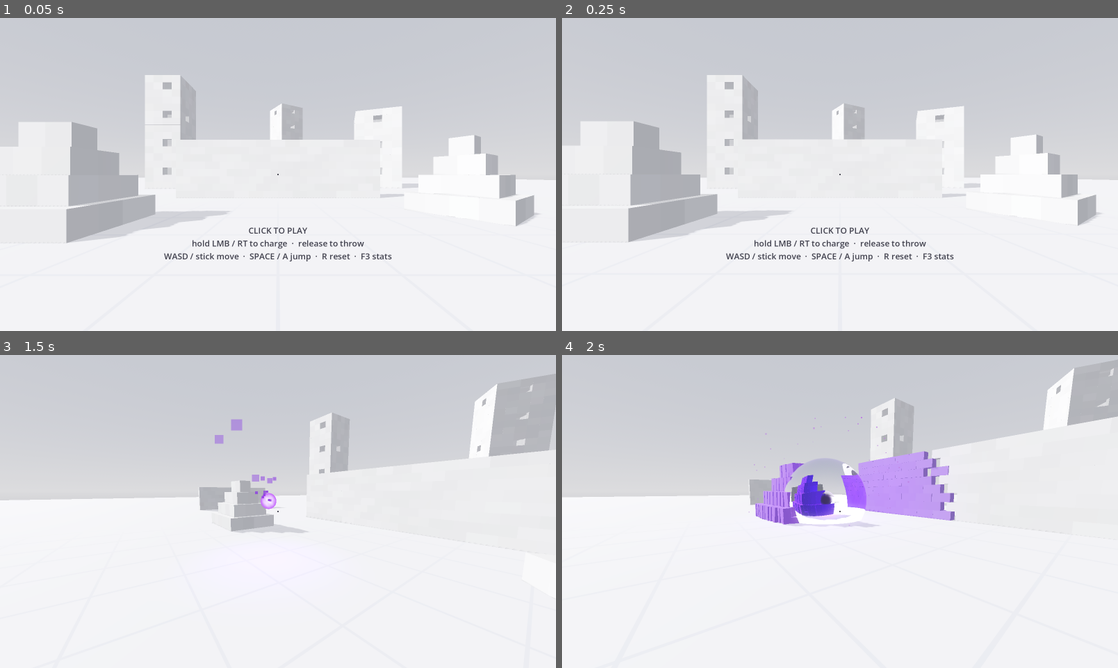
Above: before the commit, frames 1-4 (two rows, left to right).
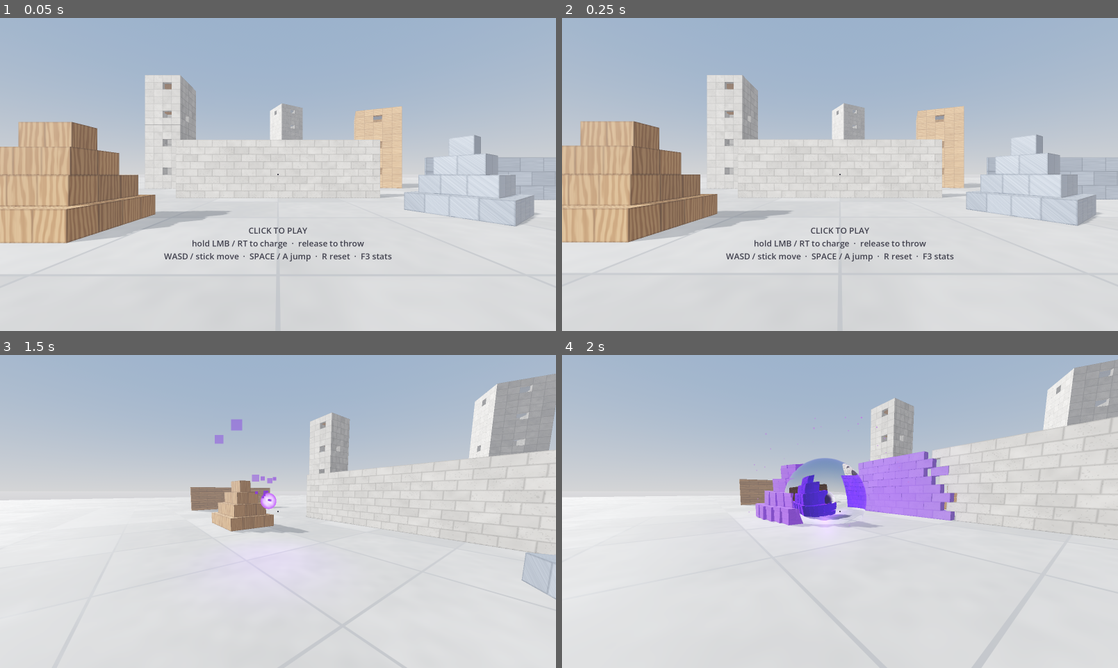
Above: after the commit, the same moments.

Repository: Ripo7/gravity
Game: Godot game, scene res://scenes/main.tscn
The game is run twice, just before and just after one commit, with the same random seed, the same clock (stepped at 60 frames per second) and the same inputs.
Inputs (mouse positions are in pixels of both pictures, inside the frame that each line leads up to):
- Up to frame 1 (0.05 s): no input
- Up to frame 2 (0.25 s): no input
- Up to frame 3 (1.5 s): tap Enter at 0.5 s; move the mouse to (400, 495) at 0.52 s; press the mouse at (400, 495) at 0.53 s; hold D (move_right) 0.53-1.28 s; tap Space (jump) at 0.77 s; move the mouse to (250, 511) at 1.27 s; release the mouse at (250, 511) at 1.28 s; hold W (move_forward) from 1.28 s (still down); tap Shift (sprint) at 1.35 s
- Up to frame 4 (2 s): keep holding W (move_forward); tap Space (jump) at 1.52 s

The runs differ from the first frame. In frame 1, 74% of the frame differs, in the area x 0-100%, y 0-100%; in frame 2, 74%; in frame 3, 48%; in frame 4, 54%.

Commit message:
Concrete, wood and metal blocks; richer floor and sky
- Materials: strength, density, friction, bounce, blast response and
  fracture style per material (concrete chunks, wood splinters along the
  grain, few heavy metal plates; metal is often knocked loose whole)
- One procedural shader for all materials keeps a single draw call:
  mottled concrete with pores, grained wood, brushed metal, edge darkening
- Material id travels in the instance colour with sRGB-safe thresholds
- Polished concrete floor slabs, light blue sky
- Arena re-dressed: wood crates and plank wall, metal fence, metal
  pillars with wood lintels, concrete towers with wood/metal floors

Co-Authored-By: Claude Opus 5.5 <noreply@anthropic.com>
Claude-Session: https://claude.ai/code/session_01SsjNMGzV8hMkLQueWCEAuT

Diff:
--- a/materials/block.tres
+++ b/materials/block.tres
@@ -5,6 +5,9 @@
 [resource]
 shader = ExtResource("1_block")
 shader_parameter/violet = Color(0.55, 0.24, 1, 1)
+shader_parameter/violet_deep = Color(0.32, 0.08, 0.78, 1)
 shader_parameter/glow_strength = 0.9
-shader_parameter/violet_deep = Color(0.32, 0.08, 0.78, 1)
-shader_parameter/roughness_value = 0.85
+shader_parameter/concrete = Color(0.78, 0.76, 0.72, 1)
+shader_parameter/wood = Color(0.78, 0.58, 0.38, 1)
+shader_parameter/wood_dark = Color(0.55, 0.36, 0.2, 1)
+shader_parameter/metal = Color(0.62, 0.66, 0.72, 1)
--- a/materials/environment.tres
+++ b/materials/environment.tres
@@ -1,8 +1,8 @@
 [gd_resource type="Environment" load_steps=3 format=3]
 
 [sub_resource type="ProceduralSkyMaterial" id="sky_mat"]
-sky_top_color = Color(0.78, 0.8, 0.86, 1)
-sky_horizon_color = Color(0.95, 0.95, 0.97, 1)
+sky_top_color = Color(0.55, 0.66, 0.82, 1)
+sky_horizon_color = Color(0.88, 0.89, 0.9, 1)
 ground_bottom_color = Color(0.85, 0.85, 0.88, 1)
 ground_horizon_color = Color(0.95, 0.95, 0.97, 1)
 sun_angle_max = 8.0
@@ -26,6 +26,6 @@
 glow_bloom = 0.02
 glow_hdr_threshold = 1.2
 fog_enabled = true
-fog_light_color = Color(0.93, 0.93, 0.96, 1)
+fog_light_color = Color(0.86, 0.88, 0.92, 1)
 fog_density = 0.0035
 fog_sky_affect = 0.0
--- a/scenes/main.tscn
+++ b/scenes/main.tscn
@@ -73,6 +73,8 @@
 block = Vector3(1, 0.8, 0.4)
 strength = 3.5
 seed_value = 1
+material = 0
+accent_material = 1
 
 [node name="TowerRight" type="Node3D" parent="Structures"]
 transform = Transform3D(0.9397, 0, -0.342, 0, 1, 0, 0.342, 0, 0.9397, 13, 0, -10)
@@ -82,6 +84,8 @@
 block = Vector3(1, 0.8, 0.4)
 strength = 3.5
 seed_value = 2
+material = 1
+accent_material = 2
 
 [node name="TowerBack" type="Node3D" parent="Structures"]
 transform = Transform3D(0.866, 0, 0.5, 0, 1, 0, -0.5, 0, 0.866, 2, 0, -32)
@@ -91,6 +95,8 @@
 block = Vector3(1.2, 0.9, 0.45)
 strength = 4.0
 seed_value = 3
+material = 0
+accent_material = 2
 
 [node name="StackLeft" type="Node3D" parent="Structures"]
 transform = Transform3D(1, 0, 0, 0, 1, 0, 0, 0, 1, -7, 0, 9)
@@ -100,6 +106,7 @@
 block = Vector3(0.8, 0.8, 0.8)
 strength = 2.0
 seed_value = 4
+material = 1
 
 [node name="StackRight" type="Node3D" parent="Structures"]
 transform = Transform3D(0.866, 0, 0.5, 0, 1, 0, -0.5, 0, 0.866, 8, 0, 7)
@@ -109,6 +116,7 @@
 block = Vector3(0.8, 0.8, 0.8)
 strength = 2.0
 seed_value = 5
+material = 2
 
 [node name="Colonnade" type="Node3D" parent="Structures"]
 transform = Transform3D(1, 0, 0, 0, 1, 0, 0, 0, 1, 0, 0, -16)
@@ -118,14 +126,36 @@
 block = Vector3(0.7, 0.6, 0.7)
 strength = 4.0
 seed_value = 6
+material = 2
+accent_material = 1
 
 [node name="WallSide" type="Node3D" parent="Structures"]
 transform = Transform3D(0, 0, -1, 0, 1, 0, 1, 0, 0, -20, 0, 4)
 script = ExtResource("7_structure")
-counts = Vector3i(10, 6, 1)
-block = Vector3(1, 0.5, 0.5)
+counts = Vector3i(6, 10, 1)
+block = Vector3(2, 0.3, 0.25)
 strength = 3.0
 seed_value = 7
+material = 1
+
+[node name="MetalFence" type="Node3D" parent="Structures"]
+transform = Transform3D(1, 0, 0, 0, 1, 0, 0, 0, 1, 14, 0, 3)
+script = ExtResource("7_structure")
+counts = Vector3i(6, 3, 1)
+block = Vector3(1.5, 0.9, 0.15)
+strength = 2.0
+material = 2
+seed_value = 8
+
+[node name="CrateStack" type="Node3D" parent="Structures"]
+transform = Transform3D(0.9397, 0, 0.342, 0, 1, 0, -0.342, 0, 0.9397, -3, 0, -6)
+script = ExtResource("7_structure")
+kind = 2
+counts = Vector3i(3, 1, 3)
+block = Vector3(1.1, 1.1, 1.1)
+strength = 2.0
+material = 1
+seed_value = 9
 
 [node name="Player" parent="." instance=ExtResource("8_player")]
 transform = Transform3D(1, 0, 0, 0, 1, 0, 0, 0, 1, 0, 0.05, 15)
--- a/scripts/destruction/debris_system.gd
+++ b/scripts/destruction/debris_system.gd
@@ -30,7 +30,6 @@
 ## Seconds a piece may live; 0 keeps pieces until the budget recycles them.
 @export var lifetime_desktop := 0.0
 @export var lifetime_web := 240.0
-@export var density := 260.0
 @export var material: Material
 
 var capacity := 0
@@ -51,6 +50,8 @@
 var _born := PackedFloat64Array()
 var _tint := PackedFloat32Array()
 var _shade := PackedFloat32Array()
+var _kind := PackedByteArray()
+var _seed := PackedFloat32Array()
 var _fade := PackedFloat32Array()  # seconds left while shrinking away, 0 = not
 var _free: Array[int] = []
 var _buffer := PackedFloat32Array()
@@ -93,6 +94,8 @@
 	_born.resize(capacity)
 	_tint.resize(capacity)
 	_shade.resize(capacity)
+	_kind.resize(capacity)
+	_seed.resize(capacity)
 	_fade.resize(capacity)
 	_fade.fill(0.0)
 	_buffer.resize(capacity * FLOATS_PER_INSTANCE)
@@ -107,8 +110,6 @@
 		PhysicsServer3D.body_set_collision_mask(
 			body, LAYER_WORLD | LAYER_STRUCTURES | LAYER_DEBRIS | LAYER_PLAYER
 		)
-		PhysicsServer3D.body_set_param(body, PhysicsServer3D.BODY_PARAM_FRICTION, 0.8)
-		PhysicsServer3D.body_set_param(body, PhysicsServer3D.BODY_PARAM_BOUNCE, 0.05)
 		PhysicsServer3D.body_set_param(body, PhysicsServer3D.BODY_PARAM_LINEAR_DAMP, 0.05)
 		PhysicsServer3D.body_set_param(body, PhysicsServer3D.BODY_PARAM_ANGULAR_DAMP, 0.6)
 		# Fast pieces must not tunnel through the floor or walls and vanish.
@@ -142,15 +143,21 @@
 	velocity := Vector3.ZERO,
 	spin := Vector3.ZERO,
 	tint := 0.0,
-	shade := 1.0
+	shade := 1.0,
+	kind := Materials.Kind.CONCRETE,
+	seed_value := -1.0
 ) -> int:
 	var i := _take_slot()
 	if i < 0:
 		return -1
 	var body := _bodies[i]
 	PhysicsServer3D.shape_set_data(_shapes[i], size * 0.5)
-	var mass := maxf(size.x * size.y * size.z * density, 0.5)
+	var mass := maxf(size.x * size.y * size.z * Materials.prop(kind, "density"), 0.5)
 	PhysicsServer3D.body_set_param(body, PhysicsServer3D.BODY_PARAM_MASS, mass)
+	PhysicsServer3D.body_set_param(
+		body, PhysicsServer3D.BODY_PARAM_FRICTION, Materials.prop(kind, "friction")
+	)
+	PhysicsServer3D.body_set_param(body, PhysicsServer3D.BODY_PARAM_BOUNCE, Materials.prop(kind, "bounce"))
 	PhysicsServer3D.body_set_space(body, _space)
 	var clean := Transform3D(xform.basis.orthonormalized(), xform.origin)
 	PhysicsServer3D.body_set_state(body, PhysicsServer3D.BODY_STATE_TRANSFORM, clean)
@@ -165,6 +172,8 @@
 	_born[i] = _clock
 	_tint[i] = tint
 	_shade[i] = shade
+	_kind[i] = kind
+	_seed[i] = seed_value if seed_value >= 0.0 else randf()
 	_fade[i] = 0.0
 	active_count += 1
 	_write_instance(i, clean)
@@ -223,6 +232,15 @@
 	return _mass[i]
 
 
+func kind_of(i: int) -> int:
+	return _kind[i]
+
+
+## How strongly blasts move this piece (wood flies, metal resists).
+func response_of(i: int) -> float:
+	return Materials.prop(_kind[i], "blast_response")
+
+
 func transform_of(i: int) -> Transform3D:
 	return PhysicsServer3D.body_get_state(_bodies[i], PhysicsServer3D.BODY_STATE_TRANSFORM)
 
@@ -259,17 +277,20 @@
 	if not is_active(i):
 		return out
 	var size := _size[i]
-	var count := Fracture.piece_count_for(size)
-	if size[size.min_axis_index()] < Fracture.MIN_EDGE * 2.0 or count < 3:
+	var kind := _kind[i]
+	var count := Fracture.piece_count_for(size, Materials.prop(kind, "pieces"))
+	if size[size.min_axis_index()] < Fracture.MIN_EDGE * 2.0 or count < 2:
 		return out
 	var xform := transform_of(i)
 	var vel := velocity_of(i) + extra_velocity
 	var tint := _tint[i]
 	var shade := _shade[i]
+	var seed_value := _seed[i]
 	despawn(i)
-	for piece: AABB in Fracture.pattern(size, count, i % 3):
+	var grain := Fracture.grain_for(kind, size)
+	for piece: AABB in Fracture.pattern(size, count, i % 3, grain):
 		var local := Transform3D(Basis(), piece.get_center())
-		var j := spawn(xform * local, piece.size * 0.985, vel, Vector3.ZERO, tint, shade)
+		var j := spawn(xform * local, piece.size * 0.985, vel, Vector3.ZERO, tint, shade, kind, seed_value)
 		if j >= 0:
 			out.append(j)
 	return out
@@ -375,9 +396,8 @@
 	_buffer[o + 9] = b.y.z * s.y
 	_buffer[o + 10] = b.z.z * s.z
 	_buffer[o + 11] = xform.origin.z
-	var shade := _shade[i]
-	_buffer[o + 12] = shade
-	_buffer[o + 13] = shade
-	_buffer[o + 14] = shade
+	_buffer[o + 12] = _shade[i]
+	_buffer[o + 13] = Materials.encode(_kind[i])
+	_buffer[o + 14] = _seed[i]
 	_buffer[o + 15] = _tint[i]
 	_buffer_dirty = true
--- a/scripts/destruction/fracture.gd
+++ b/scripts/destruction/fracture.gd
@@ -20,8 +20,9 @@
 
 ## Returns an Array of AABBs centred on the block origin, covering a box of
 ## `size`. `pieces` is the target piece count; `seed_value` picks the pattern.
-static func pattern(size: Vector3, pieces: int, seed_value: int = 0) -> Array[AABB]:
-	var key := "%s|%d|%d" % [size.snappedf(0.001), pieces, seed_value]
+## `grain` (wood) is an axis that is never cut across, giving long splinters.
+static func pattern(size: Vector3, pieces: int, seed_value: int = 0, grain := -1) -> Array[AABB]:
+	var key := "%s|%d|%d|%d" % [size.snappedf(0.001), pieces, seed_value, grain]
 	if _cache.has(key):
 		return _cache[key]
 	var rng := RandomNumberGenerator.new()
@@ -31,7 +32,7 @@
 	while result.size() < pieces:
 		var idx := _largest(result)
 		var box: AABB = result[idx]
-		var axis := _longest_axis(box.size)
+		var axis := _longest_axis(box.size, grain)
 		var edge: float = box.size[axis]
 		if edge < MIN_EDGE * 2.0:
 			break
@@ -48,9 +49,15 @@
 
 
 ## Suggested piece count for a block: bigger blocks break into more pieces.
-static func piece_count_for(size: Vector3) -> int:
+## `mult` comes from the material (metal breaks into few big pieces).
+static func piece_count_for(size: Vector3, mult := 1.0) -> int:
 	var volume := size.x * size.y * size.z
-	return clampi(int(round(volume * 14.0 * quality)), 3, 14)
+	return clampi(int(round(volume * 14.0 * quality * mult)), 2, 14)
+
+
+## Wood grain follows the longest edge.
+static func grain_for(kind: int, size: Vector3) -> int:
+	return _longest_axis(size) if kind == Materials.Kind.WOOD else -1
 
 
 static func clear_cache() -> void:
@@ -68,9 +75,9 @@
 	return best
 
 
-static func _longest_axis(s: Vector3) -> int:
-	if s.x >= s.y and s.x >= s.z:
-		return 0
-	if s.y >= s.z:
-		return 1
-	return 2
+static func _longest_axis(s: Vector3, skip := -1) -> int:
+	var best := -1
+	for a in 3:
+		if a != skip and (best < 0 or s[a] > s[best]):
+			best = a
+	return best
--- /dev/null
+++ b/scripts/destruction/materials.gd
@@ -0,0 +1,54 @@
+class_name Materials
+extends RefCounted
+## Building materials. Each one looks, weighs and breaks differently.
+## The id is written into each instance's colour so one shader (one draw
+## call) renders every material.
+
+enum Kind { CONCRETE, WOOD, METAL }
+
+## Per material: strength multiplier, density (kg/m^3), fracture piece
+## multiplier, fraction of strength that knocks a block loose, how strongly
+## blasts move it (lighter = flies further), friction, bounce.
+const PROPS := {
+	Kind.CONCRETE:
+	{
+		"strength": 1.0,
+		"density": 260.0,
+		"pieces": 1.0,
+		"dislodge": 0.3,
+		"blast_response": 1.0,
+		"friction": 0.85,
+		"bounce": 0.03,
+	},
+	Kind.WOOD:
+	{
+		"strength": 0.7,
+		"density": 120.0,
+		"pieces": 0.7,
+		"dislodge": 0.25,
+		"blast_response": 1.25,
+		"friction": 0.9,
+		"bounce": 0.08,
+	},
+	Kind.METAL:
+	{
+		"strength": 2.2,
+		"density": 560.0,
+		"pieces": 0.3,
+		"dislodge": 0.12,
+		"blast_response": 0.7,
+		"friction": 0.5,
+		"bounce": 0.2,
+	},
+}
+
+
+static func prop(kind: int, key: String) -> float:
+	return PROPS[kind][key]
+
+
+## Value stored in the instance colour's green channel. Kept far apart
+## (0, 0.5, 1) because the Compatibility renderer converts instance colours
+## from sRGB to linear (0.5 arrives as ~0.21); the shader uses thresholds.
+static func encode(kind: int) -> float:
+	return float(kind) * 0.5
--- a/scripts/destruction/structure.gd
+++ b/scripts/destruction/structure.gd
@@ -22,6 +22,12 @@
 		block = v
 		_refresh_preview()
 @export var strength := 3.0
+@export var material := Materials.Kind.CONCRETE:
+	set(v):
+		material = v
+		_refresh_preview()
+## Used for tower floor slabs and colonnade lintels.
+@export var accent_material := Materials.Kind.CONCRETE
 @export var seed_value := 0
 
 var _preview: MultiMeshInstance3D
@@ -48,12 +54,17 @@
 			_build_pillars(out)
 	for seg in out:
 		seg["strength"] = seg.get("strength", strength)
-		seg["shade"] = rng.randf_range(0.84, 0.9)
+		seg["material"] = seg.get("material", material)
+		seg["shade"] = rng.randf_range(0.93, 1.04)
+		seg["seed"] = rng.randf()
 	return out
 
 
-func _seg(out: Array[Dictionary], center: Vector3, size: Vector3, mult := 1.0) -> void:
-	out.append({"local": Transform3D(Basis(), center), "size": size, "strength": strength * mult})
+func _seg(out: Array[Dictionary], center: Vector3, size: Vector3, mult := 1.0, accent := false) -> void:
+	var seg := {"local": Transform3D(Basis(), center), "size": size, "strength": strength * mult}
+	if accent:
+		seg["material"] = accent_material
+	out.append(seg)
 
 
 ## Running-bond brick wall centred on x, standing on y=0.
@@ -102,7 +113,7 @@
 			var q := inner_side * 0.5
 			for sx: float in [-0.5, 0.5]:
 				for sz: float in [-0.5, 0.5]:
-					_seg(out, Vector3(sx * q, slab_y - 0.1, sz * q), Vector3(q, 0.2, q), 0.8)
+					_seg(out, Vector3(sx * q, slab_y - 0.1, sz * q), Vector3(q, 0.2, q), 0.8, true)
 
 
 ## Pyramid of crates.
@@ -132,7 +143,7 @@
 			_seg(out, Vector3(x, (d + 0.5) * block.y, 0), Vector3(block.x, block.y, block.z))
 	for p in counts.x - 1:
 		var x := (p + 0.5 - (counts.x - 1) * 0.5) * gap
-		_seg(out, Vector3(x, top + 0.25, 0), Vector3(gap + block.x, 0.5, block.z * 1.1), 1.5)
+		_seg(out, Vector3(x, top + 0.25, 0), Vector3(gap + block.x, 0.5, block.z * 1.1), 1.5, true)
 
 
 ## Editor-only preview so the layout is visible while editing scenes.
--- a/scripts/destruction/structure_set.gd
+++ b/scripts/destruction/structure_set.gd
@@ -13,8 +13,6 @@
 const FLOATS_PER_INSTANCE := 16
 const CONTACT_EPS := 0.03
 const GROUND_EPS := 0.03
-## Fraction of strength above which a segment is knocked loose (not broken).
-const DISLODGE_RATIO := 0.3
 
 @export var debris: DebrisSystem
 @export var material: Material
@@ -26,6 +24,8 @@
 var _size := PackedVector3Array()
 var _strength := PackedFloat32Array()
 var _shade := PackedFloat32Array()
+var _kind := PackedByteArray()
+var _seed := PackedFloat32Array()
 var _alive := PackedByteArray()
 var _group := PackedInt32Array()
 var _grounded := PackedByteArray()
@@ -62,7 +62,10 @@
 		_xform.append(global)
 		_local.append(AABB(local.origin - size * 0.5, size))
 		_size.append(size)
-		_strength.append(seg.get("strength", 3.0))
+		var kind: int = seg.get("material", Materials.Kind.CONCRETE)
+		_kind.append(kind)
+		_seed.append(seg.get("seed", randf()))
+		_strength.append(seg.get("strength", 3.0) * Materials.prop(kind, "strength"))
 		_shade.append(seg.get("shade", 1.0))
 		_alive.append(1)
 		_group.append(group_id)
@@ -102,6 +105,10 @@
 	return _xform[i]
 
 
+func kind_of(i: int) -> int:
+	return _kind[i]
+
+
 ## Damages every segment within the blast. Returns how many broke or fell.
 func apply_blast(center: Vector3, params: BlastParams, scale := 1.0) -> int:
 	var hits := 0
@@ -123,7 +130,7 @@
 		if dmg >= _strength[i]:
 			_shatter(i, center, dmg)
 			hits += 1
-		elif dmg >= _strength[i] * DISLODGE_RATIO:
+		elif dmg >= _strength[i] * Materials.prop(_kind[i], "dislodge"):
 			var away := (xf.origin - center).normalized()
 			_dislodge(i, away * dmg * 0.8)
 			hits += 1
@@ -137,24 +144,26 @@
 func _shatter(i: int, center: Vector3, dmg: float) -> void:
 	var xf := _xform[i]
 	var size := _size[i]
-	var count := Fracture.piece_count_for(size)
+	var kind := _kind[i]
+	var count := Fracture.piece_count_for(size, Materials.prop(kind, "pieces"))
 	_remove(i)
 	if debris == null:
 		return
-	for piece: AABB in Fracture.pattern(size, count, i % 4):
+	var grain := Fracture.grain_for(kind, size)
+	for piece: AABB in Fracture.pattern(size, count, i % 4, grain):
 		var local := Transform3D(Basis(), piece.get_center())
 		var world := xf * local
 		var away := (world.origin - center).normalized()
 		var kick := away * minf(dmg, 6.0) * 0.4
 		var spin := Vector3(randf() - 0.5, randf() - 0.5, randf() - 0.5) * 3.0
-		debris.spawn(world, piece.size * 0.985, kick, spin, 1.0, _shade[i])
+		debris.spawn(world, piece.size * 0.985, kick, spin, 1.0, _shade[i], kind, _seed[i])
 
 
 func _dislodge(i: int, velocity: Vector3) -> void:
 	var xf := _xform[i]
 	_remove(i)
 	if debris:
-		debris.spawn(xf, _size[i] * 0.995, velocity, Vector3.ZERO, 0.5, _shade[i])
+		debris.spawn(xf, _size[i] * 0.995, velocity, Vector3.ZERO, 0.5, _shade[i], _kind[i], _seed[i])
 
 
 func _remove(i: int) -> void:
@@ -259,8 +268,8 @@
 			b.z.z * s.z,
 			xf.origin.z,
 			_shade[i],
-			_shade[i],
-			_shade[i],
+			Materials.encode(_kind[i]),
+			_seed[i],
 			0.0,
 		]
 		for k in FLOATS_PER_INSTANCE:
--- a/scripts/power/gravity_blast.gd
+++ b/scripts/power/gravity_blast.gd
@@ -69,7 +69,7 @@
 		var strength := params.pull_accel * sqrt(1.0 - d / r) * ramp
 		var swirl := dir.cross(Vector3.UP).normalized() * SWIRL
 		if d > hold:
-			v += (dir + swirl) * strength * delta
+			v += (dir + swirl) * strength * delta * debris.response_of(i)
 		# Drag grows near the core so pieces cluster instead of overshooting.
 		var drag := clampf((1.0 - d / r) * 5.0 * delta, 0.0, 0.5)
 		v *= 1.0 - drag
@@ -113,7 +113,8 @@
 		dir = (dir + Vector3.UP * 0.35).normalized()
 		var f := maxf(params.falloff(d), 0.15)
 		var jitter := randf_range(0.75, 1.25)
-		debris.set_velocity(i, debris.velocity_of(i) * 0.2 + dir * params.burst_speed * f * jitter)
+		var kick := params.burst_speed * f * jitter * debris.response_of(i)
+		debris.set_velocity(i, debris.velocity_of(i) * 0.2 + dir * kick)
 		debris.add_spin(i, Vector3(randf() - 0.5, randf() - 0.5, randf() - 0.5) * 10.0 * f)
 		debris.set_tint(i, 1.0)
 	_push_player(PLAYER_BURST * params.burst_speed, false)
--- a/shaders/block.gdshader
+++ b/shaders/block.gdshader
@@ -1,20 +1,117 @@
 shader_type spatial;
-// Blocks and debris. Per-instance COLOR: rgb = shade of white, a = violet glow.
+// Every block and piece of debris, all materials, in one draw call.
+// Per-instance COLOR: r = shade, g = material (0 / 0.5 / 1, see materials.gd),
+// b = random seed, a = violet glow from the power.
+// Patterns are procedural in the block's own space (scaled to metres), so
+// they stay put on moving debris and need no textures.
 
 uniform vec3 violet : source_color = vec3(0.55, 0.24, 1.0);
 uniform vec3 violet_deep : source_color = vec3(0.32, 0.08, 0.78);
 uniform float glow_strength = 0.9;
-uniform float roughness_value = 0.85;
 
+uniform vec3 concrete : source_color = vec3(0.78, 0.76, 0.72);
+uniform vec3 wood : source_color = vec3(0.78, 0.58, 0.38);
+uniform vec3 wood_dark : source_color = vec3(0.55, 0.36, 0.2);
+uniform vec3 metal : source_color = vec3(0.62, 0.66, 0.72);
+
+varying vec3 local_pos;   // metres, centred on the block
+varying vec3 half_size;   // metres
+varying vec3 local_normal;
+varying float shade;
+varying float material_id;
+varying float seed;
 varying float tint;
 
+float hash(vec3 p) {
+	p = fract(p * 0.3183099 + 0.1);
+	p *= 17.0;
+	return fract(p.x * p.y * p.z * (p.x + p.y + p.z));
+}
+
+float noise(vec3 x) {
+	vec3 i = floor(x);
+	vec3 f = fract(x);
+	f = f * f * (3.0 - 2.0 * f);
+	return mix(mix(mix(hash(i), hash(i + vec3(1, 0, 0)), f.x),
+				mix(hash(i + vec3(0, 1, 0)), hash(i + vec3(1, 1, 0)), f.x), f.y),
+			mix(mix(hash(i + vec3(0, 0, 1)), hash(i + vec3(1, 0, 1)), f.x),
+				mix(hash(i + vec3(0, 1, 1)), hash(i + vec3(1, 1, 1)), f.x), f.y), f.z);
+}
+
+float fbm(vec3 p) {
+	float v = 0.0;
+	float a = 0.5;
+	for (int i = 0; i < 4; i++) {
+		v += a * noise(p);
+		p *= 2.03;
+		a *= 0.5;
+	}
+	return v;
+}
+
 void vertex() {
+	vec3 scale = vec3(length(MODEL_MATRIX[0].xyz), length(MODEL_MATRIX[1].xyz), length(MODEL_MATRIX[2].xyz));
+	local_pos = VERTEX * scale;
+	half_size = scale * 0.5;
+	local_normal = NORMAL;
+	shade = COLOR.r;
+	material_id = COLOR.g < 0.1 ? 0.0 : (COLOR.g < 0.6 ? 1.0 : 2.0);
+	seed = COLOR.b;
 	tint = COLOR.a;
 }
 
 void fragment() {
+	vec3 p = local_pos + seed * 37.0;
+	vec3 albedo;
+	float rough;
+	float metallic = 0.0;
+
+	if (material_id < 0.5) {
+		// Concrete: mottled, with small dark pores.
+		float m = fbm(p * 2.2);
+		float pores = step(0.82, noise(p * 26.0)) * 0.12;
+		albedo = concrete * (0.86 + 0.22 * m - pores);
+		rough = 0.92;
+	} else if (material_id < 1.5) {
+		// Wood: grain runs along the block's longest axis.
+		vec3 hs = half_size;
+		vec3 q = p;
+		if (hs.y >= hs.x && hs.y >= hs.z) {
+			q = p.yzx;
+		} else if (hs.z >= hs.x) {
+			q = p.zxy;
+		}
+		float warp = fbm(vec3(q.x * 0.6, q.y * 3.0, q.z * 3.0)) * 2.5;
+		float rings = sin((q.y * 9.0 + q.z * 5.0 + warp) * 6.2831) * 0.5 + 0.5;
+		rings = smoothstep(0.2, 0.9, rings);
+		float streak = noise(vec3(q.x * 0.8, q.y * 40.0, q.z * 40.0));
+		albedo = mix(wood, wood_dark, rings * 0.55 + streak * 0.2);
+		rough = 0.75;
+	} else {
+		// Metal: brushed steel along the longest axis, slight panel tint.
+		vec3 hs = half_size;
+		float along = hs.x >= hs.z ? p.x : p.z;
+		float across = hs.x >= hs.z ? p.z + p.y : p.x + p.y;
+		float brush = noise(vec3(along * 1.5, across * 90.0, 0.0));
+		albedo = metal * (0.88 + 0.16 * brush + 0.06 * fbm(p * 0.8));
+		rough = 0.32 + 0.18 * brush;
+		metallic = 0.65;
+	}
+
+	// Soft darkening near block edges: reads as a bevel / contact shadow.
+	vec3 d = half_size - abs(local_pos);
+	vec3 face = abs(local_normal);
+	float edge_dist = 10.0;
+	if (face.x < 0.5) { edge_dist = min(edge_dist, d.x); }
+	if (face.y < 0.5) { edge_dist = min(edge_dist, d.y); }
+	if (face.z < 0.5) { edge_dist = min(edge_dist, d.z); }
+	float edge = 1.0 - smoothstep(0.0, 0.05, edge_dist);
+	albedo *= 1.0 - edge * 0.22;
+
+	albedo *= shade;
 	float t = clamp(tint, 0.0, 1.0);
-	ALBEDO = mix(COLOR.rgb, violet_deep, t * 0.9);
-	ROUGHNESS = roughness_value;
+	ALBEDO = mix(albedo, violet_deep, t * 0.9);
+	ROUGHNESS = rough;
+	METALLIC = metallic * (1.0 - t);
 	EMISSION = violet * t * t * t * glow_strength;
 }
--- a/shaders/floor.gdshader
+++ b/shaders/floor.gdshader
@@ -1,24 +1,47 @@
 shader_type spatial;
-// White floor with a faint 2 m grid so speed and distance read clearly.
+// Light polished-concrete floor: 4 m slabs with seams, each slab a slightly
+// different tone, soft mottling, and a faint 1 m scribe line for scale.
 
-uniform vec3 base : source_color = vec3(0.86, 0.86, 0.88);
-uniform vec3 line : source_color = vec3(0.78, 0.79, 0.83);
-uniform float cell = 2.0;
-uniform float width = 0.02;
+uniform vec3 base : source_color = vec3(0.74, 0.73, 0.71);
+uniform vec3 seam : source_color = vec3(0.56, 0.56, 0.56);
+uniform float slab = 4.0;
+uniform float seam_width = 0.025;
 
 varying vec3 world_pos;
+
+float hash2(vec2 p) {
+	return fract(sin(dot(p, vec2(127.1, 311.7))) * 43758.5453);
+}
+
+float noise2(vec2 p) {
+	vec2 i = floor(p);
+	vec2 f = fract(p);
+	f = f * f * (3.0 - 2.0 * f);
+	return mix(mix(hash2(i), hash2(i + vec2(1, 0)), f.x), mix(hash2(i + vec2(0, 1)), hash2(i + vec2(1, 1)), f.x), f.y);
+}
 
 void vertex() {
 	world_pos = (MODEL_MATRIX * vec4(VERTEX, 1.0)).xyz;
 }
 
 void fragment() {
-	vec2 g = abs(fract(world_pos.xz / cell + 0.5) - 0.5) * cell;
-	vec2 fw = fwidth(world_pos.xz) * 1.5;
-	vec2 a = 1.0 - smoothstep(vec2(width), vec2(width) + fw, g);
-	float l = max(a.x, a.y);
-	// Lines fade with distance to avoid moire.
-	float fade = clamp(1.0 - length(fw) * 4.0, 0.0, 1.0);
-	ALBEDO = mix(base, line, l * fade);
-	ROUGHNESS = 0.9;
+	vec2 p = world_pos.xz;
+	vec2 cell = floor(p / slab);
+	float tone = 0.9 + 0.14 * hash2(cell);
+	float mottle = noise2(p * 0.7) * 0.6 + noise2(p * 3.1) * 0.4;
+	vec3 col = base * tone * (0.88 + 0.16 * mottle);
+
+	vec2 fw = fwidth(p) * 1.2;
+	vec2 g = abs(fract(p / slab + 0.5) - 0.5) * slab;
+	vec2 a = 1.0 - smoothstep(vec2(seam_width), vec2(seam_width) + fw, g);
+	float s = max(a.x, a.y);
+	vec2 g1 = abs(fract(p + 0.5) - 0.5);
+	vec2 a1 = 1.0 - smoothstep(vec2(0.006), vec2(0.006) + fw, g1);
+	float s1 = 0.0 * max(a1.x, a1.y);
+	float fade = clamp(1.0 - length(fw) * 3.0, 0.0, 1.0);
+	col = mix(col, seam, max(s, s1) * fade);
+
+	ALBEDO = col;
+	ROUGHNESS = 0.55 + 0.3 * mottle;
+	SPECULAR = 0.4;
 }
--- a/tests/test_fracture.gd
+++ b/tests/test_fracture.gd
@@ -41,4 +41,23 @@
 		Fracture.piece_count_for(Vector3.ONE) > Fracture.piece_count_for(Vector3.ONE * 0.5),
 		"bigger breaks more"
 	)
-	check(Fracture.piece_count_for(Vector3.ONE * 0.1) >= 3, "minimum pieces")
+	check(Fracture.piece_count_for(Vector3.ONE * 0.1) >= 2, "minimum pieces")
+
+
+func test_wood_splits_along_the_grain() -> void:
+	var size := Vector3(2.0, 0.3, 0.25)
+	var grain := Fracture.grain_for(Materials.Kind.WOOD, size)
+	check_eq(grain, 0, "grain follows the long edge")
+	for p in Fracture.pattern(size, 6, 0, grain):
+		check_near(p.size.x, 2.0, 1e-5, "every splinter runs the full length")
+
+
+func test_metal_breaks_into_fewer_pieces() -> void:
+	var size := Vector3(1, 1, 1)
+	var metal := Fracture.piece_count_for(size, Materials.prop(Materials.Kind.METAL, "pieces"))
+	var concrete := Fracture.piece_count_for(size, Materials.prop(Materials.Kind.CONCRETE, "pieces"))
+	check(metal < concrete / 2, "metal %d vs concrete %d" % [metal, concrete])
+	check(
+		Materials.prop(Materials.Kind.METAL, "strength") > Materials.prop(Materials.Kind.WOOD, "strength"),
+		"metal is stronger than wood"
+	)
Not shown, added: scripts/destruction/materials.gd.uid
